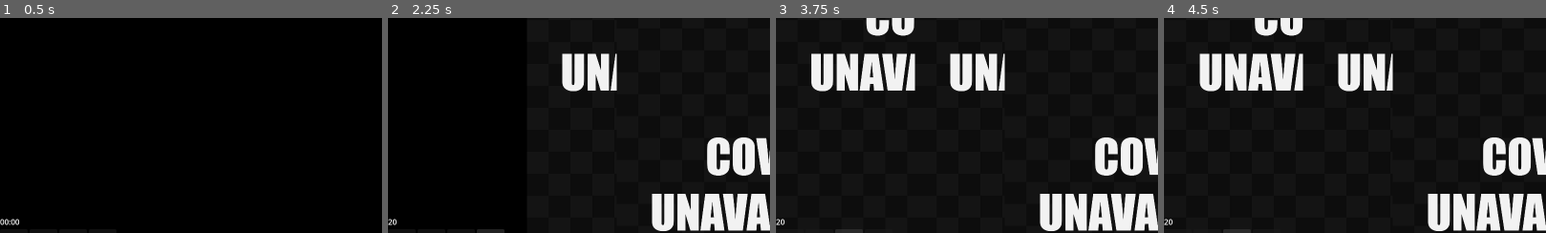
Above: before the commit, frames 1-4 (left to right).
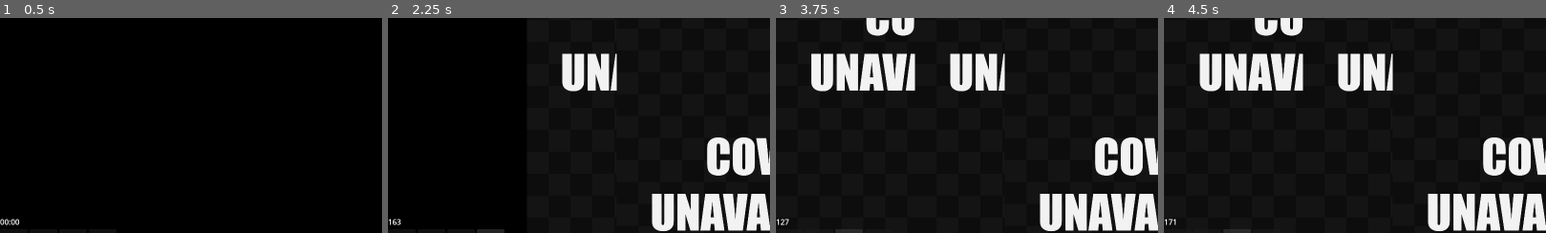
Above: after the commit, the same moments.

Repository: carter-lilley/game_shuffler
Game: Godot game, scene res://Scenes/modes/mode_grabbag.tscn
The game is run twice, just before and just after one commit, with the same random seed, the same clock (stepped at 60 frames per second) and the same inputs. This scene is started directly instead of the project's main scene.
Inputs (mouse positions are % of the whole screen's width and height, from its top left):
- Up to frame 1 (0.5 s): no input
- Up to frame 2 (2.25 s): click (2, 97) at 0.5 s; click (2, 97) at 1.25 s; click (13, 97) at 2 s
- Up to frame 3 (3.75 s): click (13, 97) at 2.75 s; click (10, 97) at 3.5 s
- Up to frame 4 (4.5 s): click (10, 97) at 4.25 s
The pictures show only the part of the screen within x 0-50%, y 44-94%; the shares and areas given below are measured in that part.

Frame 1 is identical in both runs. In frame 2, less than 0.1% of the frame differs, in the area x 0-4%, y 93-97%; in frame 3, less than 0.1%; in frame 4, less than 0.1%.

Commit message:
modern system support

Diff:
--- a/Globals/user_settings.gd
+++ b/Globals/user_settings.gd
@@ -5,7 +5,7 @@
 	DisplayServer.window_set_mode(DisplayServer.WINDOW_MODE_FULLSCREEN)
 	var current_size = DisplayServer.window_get_size()
 	var button_bar_size = Vector2(255,84)
-	polygon = [Vector2(0,current_size.y-current_size.y),
+	polygon = [Vector2(0,current_size.y-button_bar_size.y),
 				Vector2(button_bar_size.x,current_size.y-button_bar_size.y),
 				Vector2(button_bar_size.x,current_size.y),
 				Vector2(0,current_size.y)]
@@ -15,9 +15,9 @@
 #1600, 900
 var screen_size: Vector2 = Vector2(1600,900)
 #-------------------------------
-var bag_size: int = 4
-var round_time_min : float = 20.0
-var round_time_max : float = 20.0
+var bag_size: int = 12
+var round_time_min : float = 45.0
+var round_time_max : float = 180.0
 #-------------------------------
 var rom_dir: String = "Z:\\roms"
 #--------- Standalones
--- a/Scripts/mode_grabbag.gd
+++ b/Scripts/mode_grabbag.gd
@@ -1,5 +1,5 @@
 extends Control
-
+# Need file type checks
 @onready var sound_player = $AudioStreamPlayer2D
 @onready var time_label = $HBoxContainer/VBoxContainer/Label
 @onready var btn_start = $HBoxContainer/VBoxContainer/HBoxContainer/Start
@@ -22,7 +22,7 @@
 }
 
 func _ready() -> void:
-	system_list = exclude_sys(globals.dir_contents(usersettings.rom_dir), ["ps4","ps3","psvita"])
+	system_list = exclude_sys(globals.dir_contents(usersettings.rom_dir), ["ps4"])
 	for i in range(usersettings.bag_size):
 		var entry = rollGame()
 		prc_list.append(entry)
@@ -59,10 +59,14 @@
 			prc = usersettings.pcsx2_dir
 			args = ["-fullscreen" , game_dir]
 		"ps3":
-			prc = game_dir
-			args = ["--fullscreen"]
+			prc = usersettings.rpcs3_dir
+			var link_target = get_lnk_target(game_dir)
+			args = ["--fullscreen", "--no-gui", link_target]
 		"psvita":
+			print("Game: ", game, " pulled from...", games_arr)
 			prc = usersettings.vita3k_dir
+			var game_ID = FileAccess.open(game_dir, FileAccess.READ).get_as_text()
+			args = ["-r" , game_ID]
 		"switch":
 			prc = usersettings.yuzu_dir
 			args = ["-g" , game_dir, "-f"]
@@ -74,7 +78,8 @@
 			args = ["-g" , game_dir, "-f"]
 		"xbox":
 			prc = usersettings.xemu_dir
-			args = ["-full-screen","-dvd_path", game_dir]
+			args = ["-dvd_path", game_dir]
+			#args = ["-full-screen","-dvd_path", game_dir]
 		"xbox360":
 			prc = usersettings.xenia_dir
 			args = ["--fullscreen=true", game_dir]
@@ -262,3 +267,28 @@
 		#else:
 			#print("Excluded: ", dir_name)
 	return trimmed_arr
+
+func get_lnk_target(lnk_path: String) -> String:
+	var powershell_cmd = "powershell"
+	var arguments = [
+		"-Command",
+		"$WshShell = New-Object -ComObject WScript.Shell; " +
+		"$Shortcut = $WshShell.CreateShortcut('" + lnk_path + "'); " +
+		"$Shortcut.Arguments"
+		]
+	var output = []
+	var exit_code = OS.execute(powershell_cmd, arguments, output, true)
+	if exit_code == 0:
+		var args_string = String("\n").join(output).strip_edges()
+		#return args_string
+		## Use regex to find the part inside the escaped quotes
+		var regex = RegEx.new()
+		regex.compile(r'"(.*?)"')  # Matches text between double quotes
+		var match = regex.search(args_string)
+		# If a match is found, return the content inside the quotes, otherwise return an empty string
+		if match:
+			return match.get_string(1)
+		else:
+			return "No match found"
+	else:
+		return "Error reading .lnk file"
Not shown, added: xemu.log
